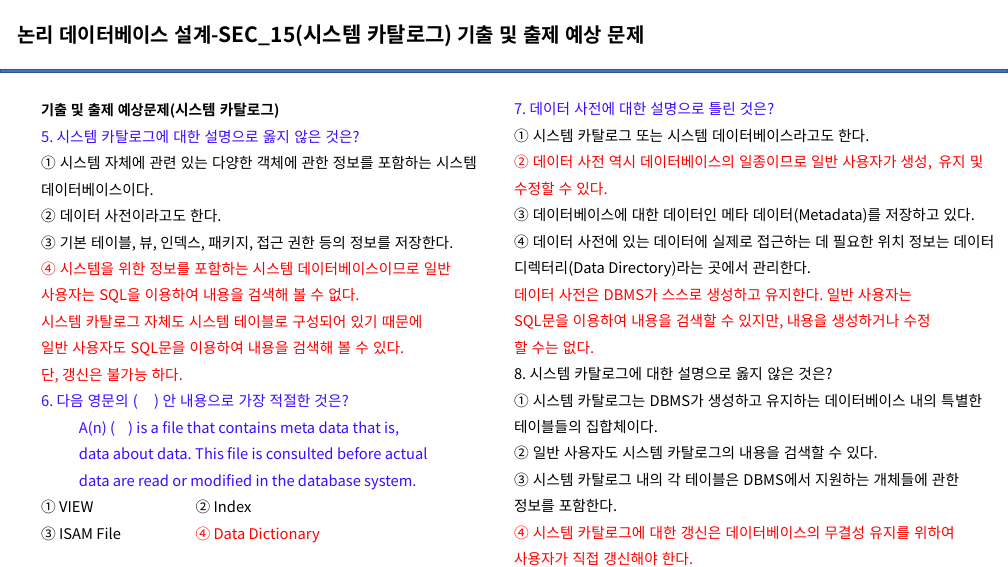
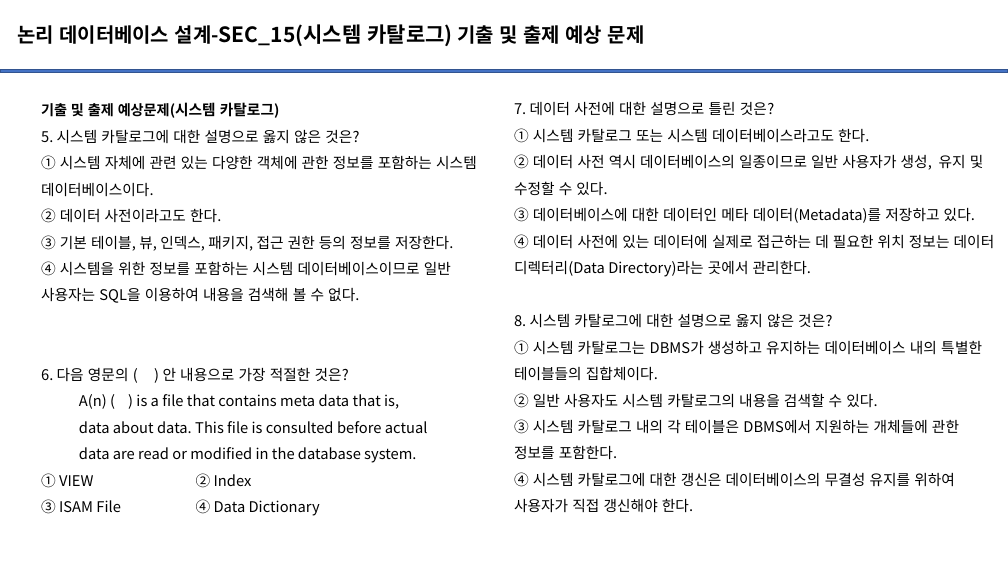
Before and after one commit to powerjjh95/TIL, a slide deck: slide 21 of Certification/정보처리기사/필기/문제/문제_3과목-Part1.데이터베이스 구축(논리 데이터베이스 설계-Ⅱ)_2.pptx (slide 43 before the commit). Drawn at 1008x567 pixels with LibreOffice and Linux fonts; fonts in the diff are those of the drawing; background and template pictures are left out. Boxes give left, top, right and bottom in pixels: in the first picture for what was removed or moved away, otherwise in the second. Text is boxed around its words. In the diff, an @@ line names an element or a change of style, - is before the commit and + after.

```diff
--- a/Certification/정보처리기사/필기/문제/문제_3과목-Part1.데이터베이스 구축(논리 데이터베이스 설계-Ⅱ)_2.pptx
+++ b/Certification/정보처리기사/필기/문제/문제_3과목-Part1.데이터베이스 구축(논리 데이터베이스 설계-Ⅱ)_2.pptx
@@ text at (514,102,984,512): text colour #3F0BFD to #000000 in "7. 데이터 사전에 대한 설명으로 틀린 것은?"; text colour #FF0000 to #000000 in "② 데이터 사전 역시 데이터베이스의 일종이므로 일반 ...", "④ 시스템 카탈로그에 대한 갱신은 데이터베이스의 무결성 ..." @@
@@ text at (41,130,451,516): text colour #3F0BFD to #000000 in "5. 시스템 카탈로그에 대한 설명으로 옳지 않은 ...", "6. 다음 영문의 ( ) 안 내용으로 ...", "A(n) ( ) is a file that ...", "data about data. This file is consulted ..." and 1 more places; text colour #FF0000 to #000000 in "④ 시스템을 위한 정보를 포함하는 시스템 데이터베이스이므로 ...", "④ Data Dictionary" @@
@@ text at (514,288,931,354): paragraphs removed @@
-데이터 사전은 DBMS가 스스로 생성하고 유지한다. 일반 사용자는
-SQL문을 이용하여 내용을 검색할 수 있지만, 내용을 생성하거나 수정
-할 수는 없다.
@@ text at (41,315,423,383): paragraphs removed @@
-시스템 카탈로그 자체도 시스템 테이블로 구성되어 있기 때문에
-일반 사용자도 SQL문을 이용하여 내용을 검색해 볼 수 있다.
-단, 갱신은 불가능 하다.
```
Also in this commit, not shown: 8 other slides changed, 23 slides removed, 2 other files.
